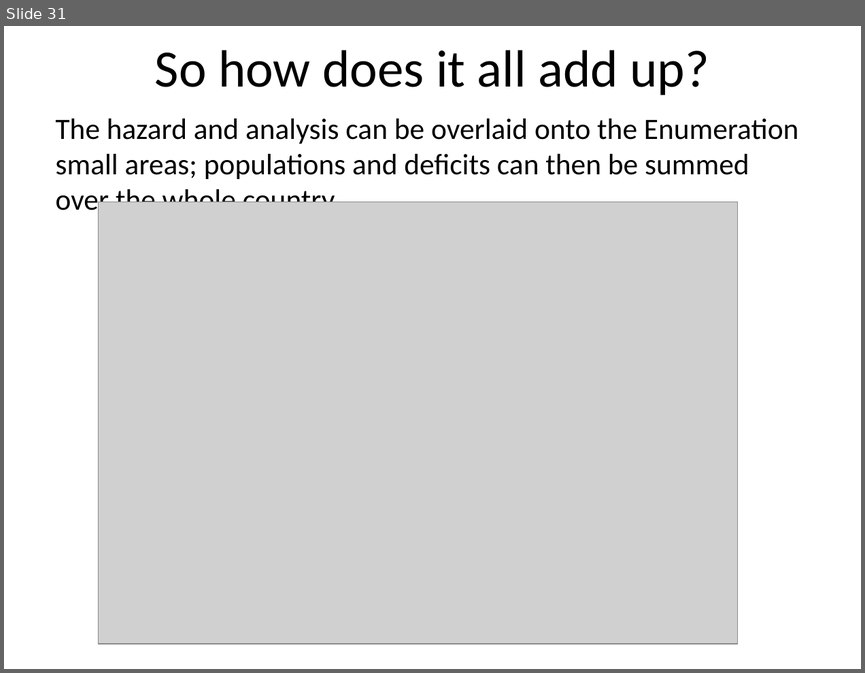
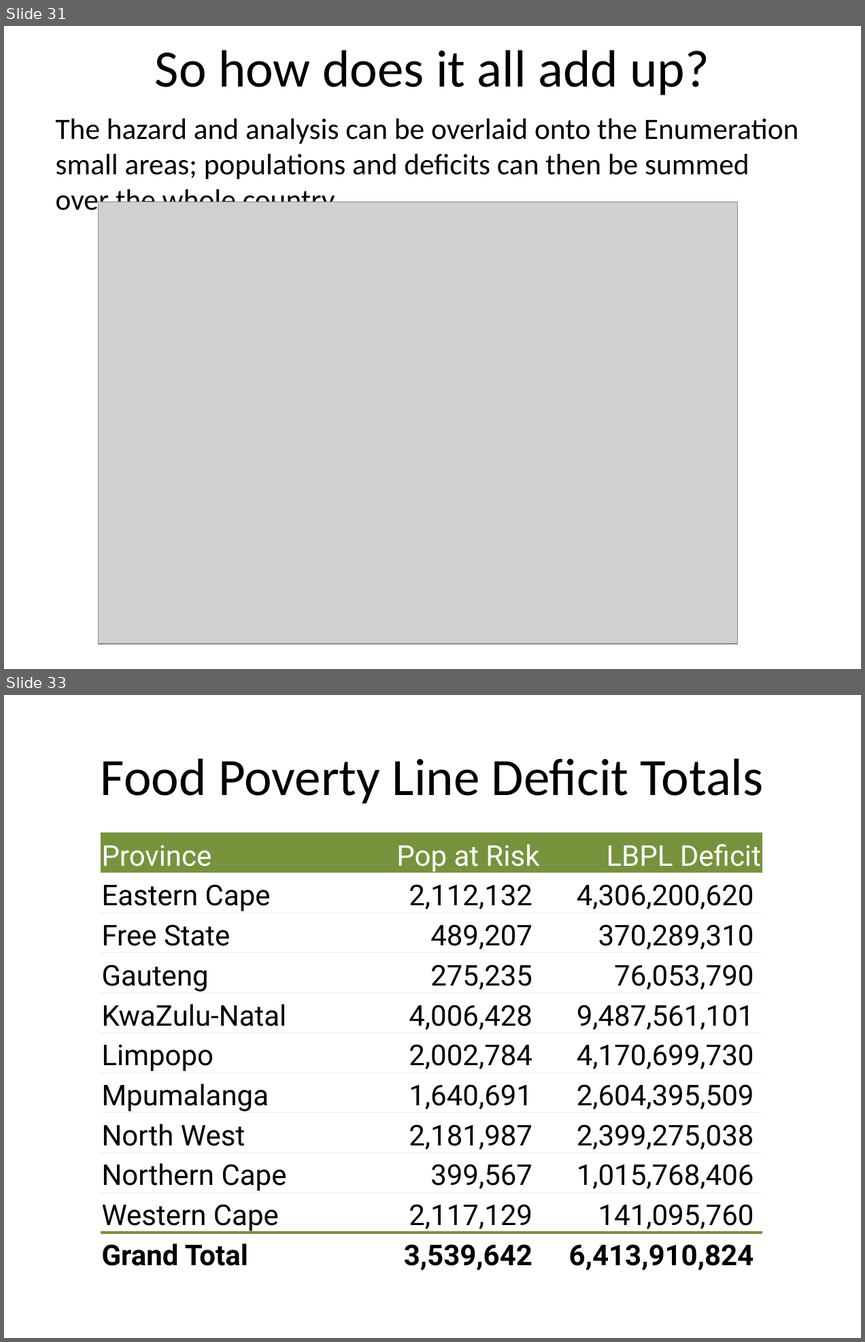
Before and after one commit to chezearth-personal/HEA-Analysis-ZA-2016, a slide deck: report/nofa_presentation-sadc.pptx. Shown one above the other, each under a label of ours: slide 31 before the commit, slides 31 and 33 after it; the slides between them are not shown. The pictures are 865x673 and 865x1342 pixels, drawn with LibreOffice and Linux fonts; fonts in the diff are those of the drawing; grey boxes stand for pictures. Boxes give left, top, right and bottom in pixels: in the first picture for what was removed or moved away, otherwise in the second. Text is boxed around its words. In the diff, an @@ line names an element or a change of style, - is before the commit and + after.

```diff
--- a/report/nofa_presentation-sadc.pptx
+++ b/report/nofa_presentation-sadc.pptx
@@ slide 33 added at [4,695,861,1338], background #FFFFFF @@
@@ title added at [101,758,764,804], 44 pt, text #000000 @@
+Food Poverty Line Deficit Totals
@@ table added at [100,833,762,1273], 11 rows, 3 columns @@
+Province | Pop at Risk | LBPL Deficit
+Eastern Cape | 2,112,132 | 4,306,200,620
+Free State | 489,207 | 370,289,310
+Gauteng | 275,235 | 76,053,790
+KwaZulu-Natal | 4,006,428 | 9,487,561,101
+Limpopo | 2,002,784 | 4,170,699,730
+Mpumalanga | 1,640,691 | 2,604,395,509
+North West | 2,181,987 | 2,399,275,038
+Northern Cape | 399,567 | 1,015,768,406
+Western Cape | 2,117,129 | 141,095,760
+Grand Total | 3,539,642 | 6,413,910,824
```
Also in this commit, not shown: 1 slide changed, 27 other files.
